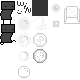
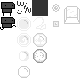
Before/after of a 80 × 80 layered artwork. What changed in the layer stack:
painted on "Background" over left=0, top=1, right=16, bottom=45
